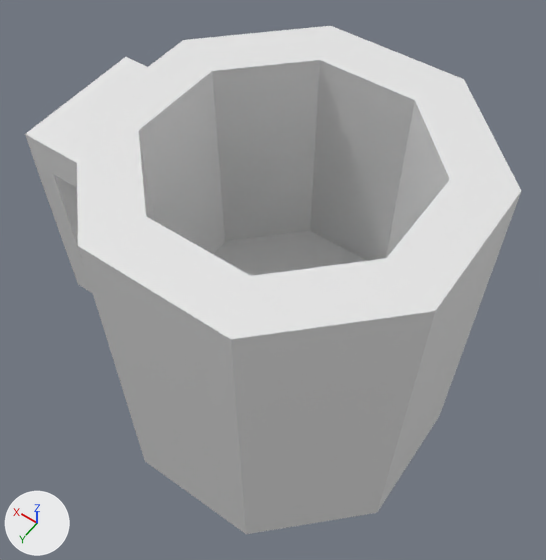
Before and after pictures for a commit that changed the Blender file assets/props/dayLifeProps/mugProp.blend.
Both versions are drawn from a 50 mm lens placed at (-0.0278, 0.0414, 0.0658), pointed at (0.0024, -0.0008, -0.0005). Lighting does not change. The marker at lower left points along +X, +Y and +Z.

Script lines for the objects in view, before the commit:
```python
me_cylinder = bpy.data.meshes.new('Cylinder')
me_cylinder.from_pydata(...)  # 56 vertices, 47 faces; spans x -0.0185..0.0275, y -0.0185..0.0185, z -0.02..0.02
ob_mug = bpy.data.objects.new('Mug', me_cylinder)
ob_mug.location = (0.0, 0.0, 0.0)
```
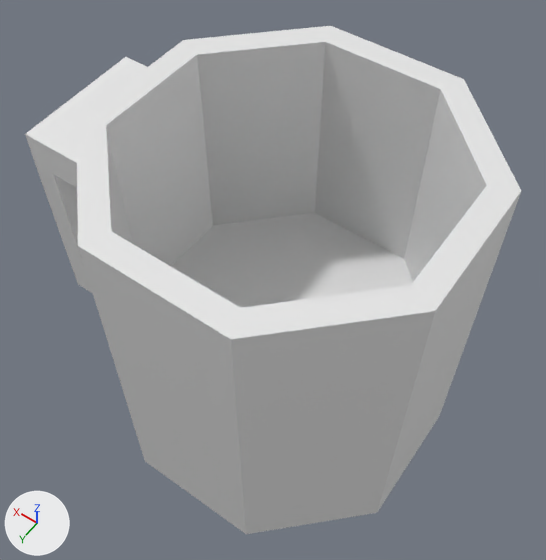
The newer file is also turned or shifted as a whole; pictures and numbers use the older file's frame.

Boxes [x1, y1, x2, y2] around the edits, measured in the pictures (546 x 560 px; the box of a moved part takes in the faces that stretch with it):
part 1 of me_cylinder, moved or reshaped
    both: [76, 26, 521, 339]

The change in detail:
me_cylinder has 56 vertices, 47 faces and spans x -0.0185..0.0275, y -0.0185..0.0185, z -0.02..0.02.
me_cylinder is used by ob_mug; location (0.0, 0.0, 0.0).
me_cylinder part 1: all 16 vertices in x -0.0129..0.0129, y -0.0129..0.0129, z -0.0054..0.02 are scaled about their middle by (1.22, 1.22, 1).
